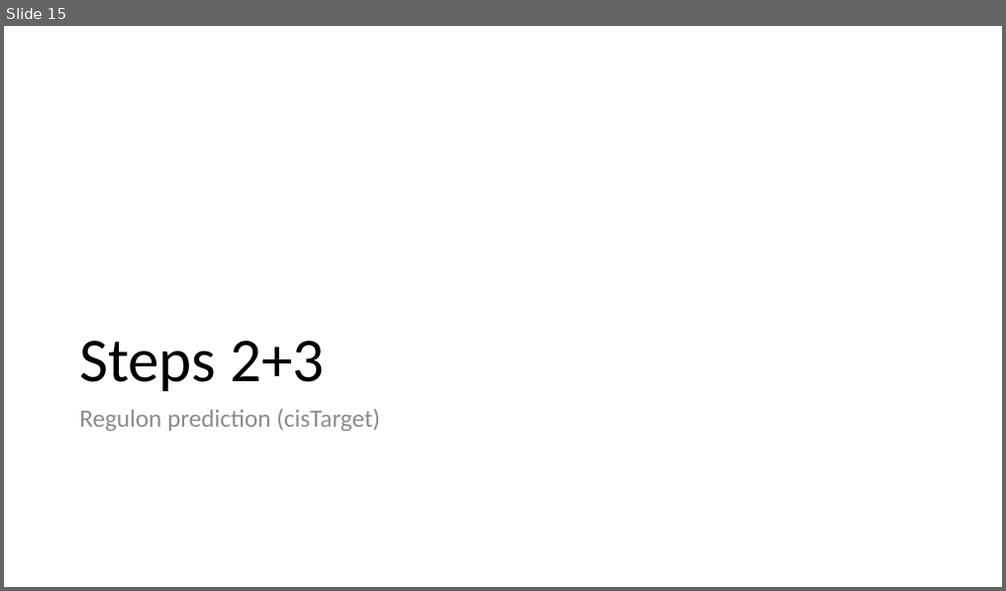
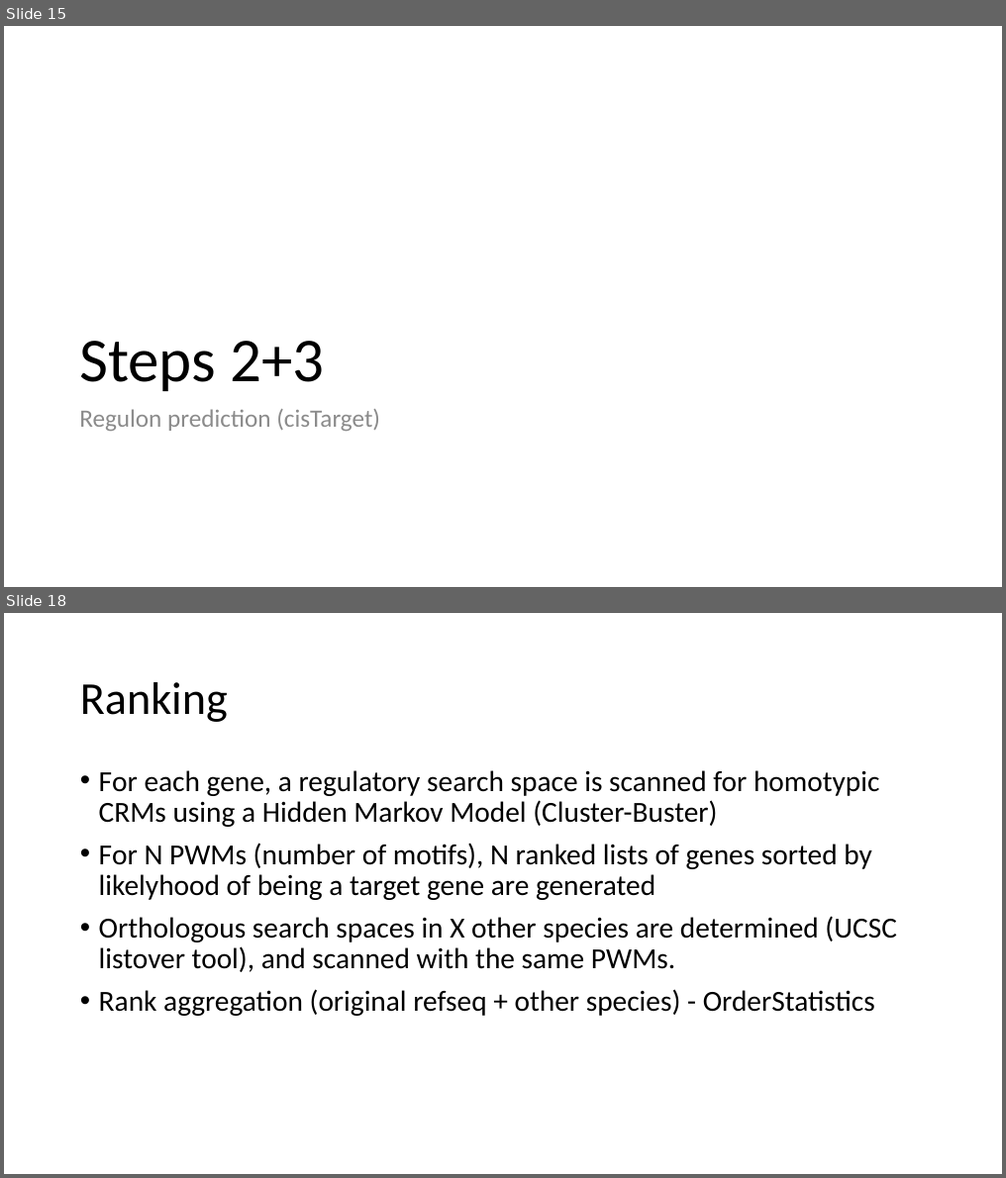
Before and after one commit to ozlembahar/devo-grn, a slide deck: my_notes.pptx. Shown one above the other, each under a label of ours: slide 15 before the commit, slides 15 and 18 after it; the slides between them are not shown. The pictures are 1006x591 and 1006x1178 pixels, drawn with LibreOffice and Linux fonts; fonts in the diff are those of the drawing. Boxes give left, top, right and bottom in pixels: in the first picture for what was removed or moved away, otherwise in the second. Text is boxed around its words. In the diff, an @@ line names an element or a change of style, - is before the commit and + after.

```diff
--- a/my_notes.pptx
+++ b/my_notes.pptx
@@ slide 18 added at (4,613,1002,1174), background #FFFFFF @@
@@ title added at (80,682,228,722), 44 pt, text #000000 @@
+Ranking
@@ text added at (99,770,897,1016), 28 pt, text #000000 @@
+• For each gene, a regulatory search space is scanned for homotypic CRMs using a Hidden Markov Model (Cluster-Buster)
+• For N PWMs (number of motifs), N ranked lists of genes sorted by likelyhood of being a target gene are generated
+• Orthologous search spaces in X other species are determined (UCSC listover tool), and scanned with the same PWMs.
+• Rank aggregation (original refseq + other species) - OrderStatistics
```
Also in this commit, not shown: 5 slides changed, 3 other slides added.
